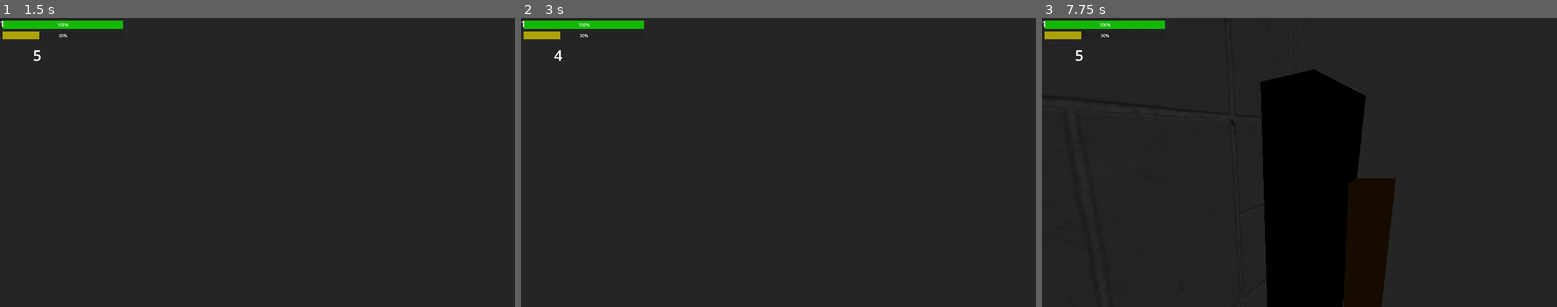
Above: before the commit, frames 1-3 (left to right).
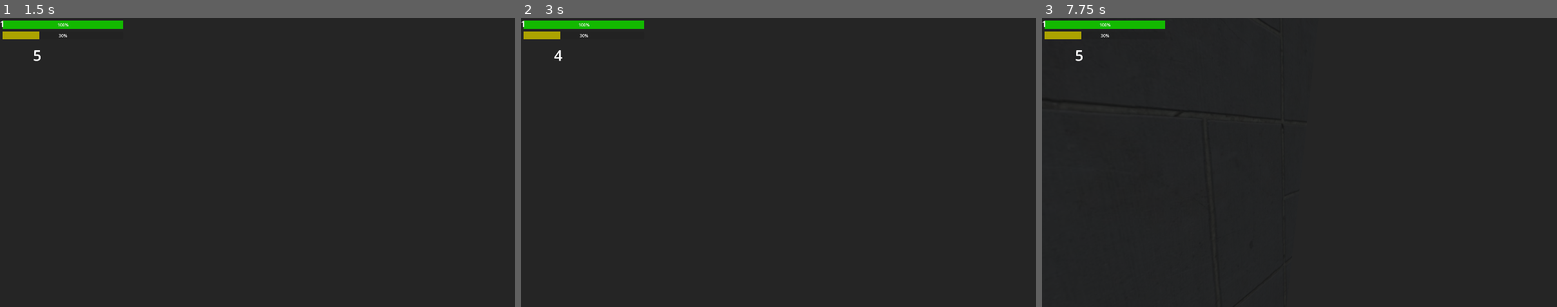
Above: after the commit, the same moments.

Repository: zalt00/SlipFeetpics
Game: Godot game, scene res://scenes/levels/CHARLES.tscn
The game is run twice, just before and just after one commit, with the same random seed, the same clock (stepped at 60 frames per second) and the same inputs. The project has no main scene, so this scene is started directly.
Inputs (mouse positions are in pixels of both pictures, inside the frame that each line leads up to):
- Up to frame 1 (1.5 s): tap Enter (pause) at 0.5 s; move the mouse to (252, 168) at 0.52 s; hold W (avant) from 0.53 s (still down); tap S (arrière) at 0.6 s; tap R (respawn) at 1.25 s; move the mouse to (293, 165) at 1.27 s; tap F (godmod) at 1.35 s
- Up to frame 2 (3 s): tap R (respawn) at 2, 2.75 s; move the mouse to (737, 159) at 2.02 s; hold E (interact) 2.03-2.78 s; move the mouse to (783, 162) at 2.77 s; release W (avant) at 2.78 s; hold Q (gauche) from 2.78 s (still down); click (783, 162) at 2.85 s
- Up to frame 3 (7.75 s): tap R (respawn) at 3.5, 4.25 s; move the mouse to (1278, 156) at 3.52 s; release Q (gauche) at 3.53 s; hold W (avant) 3.53-5.78 s; tap Middle mouse button (tirer_secondaire) at 3.6 s; move the mouse to (1325, 162) at 4.27 s; right-click (1325, 162) at 4.35 s; move the mouse to (1273, 162) at 5.02 s; tap Z at 5.1 s; move the mouse to (1309, 156) at 5.77 s; hold D (droite) 5.78-6.53 s; tap Shift at 5.85 s; move the mouse to (1294, 168) at 6.52 s; hold W (avant) from 6.53 s (still down); tap Alt at 6.6 s; move the mouse to (1335, 165) at 7.27 s; tap P at 7.35 s

Frames 1-2 are identical in both runs. In frame 3, 17% of the frame differs, in the area x 42-69%, y 17-100%.

Commit message:
final_charles_0208

Diff:
--- a/scenes/levels/CHARLES.tscn
+++ b/scenes/levels/CHARLES.tscn
@@ -16,78 +16,64 @@
 material_override = ExtResource("1_takb0")
 use_collision = true
 
-[node name="CSGBox3D" type="CSGBox3D" parent="unbreakable"]
-transform = Transform3D(1, 0, 0, 0, 1, 0, 0, 0, 1, 0.06213, 7.17514, -2.98808)
-size = Vector3(11.9633, 12.8455, 44.7582)
+[node name="contenant" type="CSGBox3D" parent="unbreakable"]
+transform = Transform3D(1, 0, 0, 0, 1, 0, 0, 0, 1, 0.06213, 10.8148, -2.98808)
+size = Vector3(35.0371, 20.1249, 44.7582)
 
-[node name="CSGBox3D9" type="CSGBox3D" parent="unbreakable"]
-transform = Transform3D(1, 0, 0, 0, 1, 0, 0, 0, 1, 0.0824318, 7.07837, 2.18449)
+[node name="premiertrou" type="CSGBox3D" parent="unbreakable"]
+transform = Transform3D(1, 0, 0, 0, 1, 0, 0, 0, 1, 0.0824318, 9.43495, 2.18449)
 operation = 2
-size = Vector3(11.6621, 11.9766, 19.71)
+size = Vector3(21.085, 16.6898, 19.71)
 
-[node name="CSGBox3D11" type="CSGBox3D" parent="unbreakable"]
+[node name="plateformeprincipal" type="CSGBox3D" parent="unbreakable"]
 transform = Transform3D(1, 0, 0, 0, 1, 0, 0, 0, 1, 0.0824318, 1.84909, -2.38258)
 size = Vector3(2.57983, 1.51807, 3.57129)
 
-[node name="CSGBox3D13" type="CSGBox3D" parent="unbreakable"]
-transform = Transform3D(1, 0, 0, 0, 1, 0, 0, 0, 1, 0.0824318, 1.84909, 5.73798)
-size = Vector3(11.717, 1.51807, 12.6686)
+[node name="sol principal" type="CSGBox3D" parent="unbreakable"]
+transform = Transform3D(1, 0, 0, 0, 1, 0, 0, 0, 1, 0.0839577, 1.85483, 5.71459)
+size = Vector3(21.0385, 1.50659, 12.6161)
 
-[node name="CSGBox3D10" type="CSGBox3D" parent="unbreakable"]
+[node name="grandmur2" type="CSGBox3D" parent="unbreakable"]
+transform = Transform3D(-4.37114e-08, 0, 1, 0, 1, 0, -1, 0, -4.37114e-08, 0.0824316, 8.68131, 7.04373)
+size = Vector3(9.87448, 12.1304, 0.001)
+
+[node name="deuxiemetrou" type="CSGBox3D" parent="unbreakable"]
+transform = Transform3D(1, 0, 0, 0, 1, 0, 0, 0, 1, -0.0122644, 4.52232, -13.9331)
+operation = 2
+size = Vector3(7.12012, 7.07422, 5.93324)
+
+[node name="troucouloir" type="CSGBox3D" parent="unbreakable"]
 transform = Transform3D(1, 0, 0, 0, 1, 0, 0, 0, 1, -0.0122644, 5.94663, -10.1128)
 operation = 2
 size = Vector3(3.51367, 2.82959, 4.91779)
 
-[node name="CSGBox3D12" type="CSGBox3D" parent="unbreakable"]
-transform = Transform3D(1, 0, 0, 0, 1, 0, 0, 0, 1, -0.0122644, 4.52232, -13.9331)
+[node name="grandmur" type="CSGBox3D" parent="unbreakable"]
+transform = Transform3D(1, 0, 0, 0, 1, 0, 0, 0, 1, 0.0921974, 8.51468, 2.0917)
+size = Vector3(21.0586, 11.7971, 0.001)
+
+[node name="trougauche" type="CSGBox3D" parent="unbreakable/grandmur"]
+transform = Transform3D(1, 0, 0, 0, 1, 0, 0, 0, 1, 2, -4.662, 0)
 operation = 2
-size = Vector3(7.12012, 7.07422, 5.93324)
+size = Vector3(1.75293, 2.41217, 0.001)
+
+[node name="troudroit" type="CSGBox3D" parent="unbreakable/grandmur"]
+transform = Transform3D(1, 0, 0, 0, 1, 0, 0, 0, 1, -2, -4.662, 0)
+operation = 2
+size = Vector3(1.75293, 2.41217, 0.001)
 
 [node name="breakable" type="CSGCombiner3D" parent="."]
 transform = Transform3D(1, 0, 0, 0, 1, 0, 0, 0, 1, 0, 0, 5.89218)
 use_collision = true
 
+[node name="CSGBox3D" type="CSGBox3D" parent="breakable"]
+transform = Transform3D(1, 0, 0, 0, 1, 0, 0, 0, 1, 0, 14.9424, -3.68372)
+size = Vector3(21.0918, 1, 19.8102)
+
 [node name="player" parent="." node_paths=PackedStringArray("breakable", "unbreakable") instance=ExtResource("2_36ru8")]
-transform = Transform3D(-4.37114e-08, 0, 1, 0, 1, 0, -1, 0, -4.37114e-08, 0.128099, 3.60717, 5.01863)
+transform = Transform3D(1, 0, 0, 0, 1, 0, 0, 0, 1, 0.0654925, 3.60717, -0.0409098)
 breakable = NodePath("../breakable")
 unbreakable = NodePath("../unbreakable")
 jump_speed = [5.0, 5.8, 7.3, 10.0, 15.0]
-
-[node name="SysLightsBas" type="Node3D" parent="."]
-
-[node name="WiredLightsBas" type="Node3D" parent="SysLightsBas"]
-
-[node name="LightCharlesDepart" parent="SysLightsBas/WiredLightsBas" instance=ExtResource("3_6wenu")]
-transform = Transform3D(1, 0, 0, 0, 1, 0, 0, 0, 1, -1.20748, 1.89841, -2.43028)
-
-[node name="LightCharlesDepart2" parent="SysLightsBas/WiredLightsBas" instance=ExtResource("3_6wenu")]
-transform = Transform3D(-1, 0, -8.74228e-08, 0, 1, 0, 8.74228e-08, 0, -1, 1.36761, 1.89841, -2.43028)
-
-[node name="SwitchLightBas" parent="SysLightsBas" node_paths=PackedStringArray("lights") instance=ExtResource("4_bsnqf")]
-transform = Transform3D(-4.37114e-08, 0, 1, 0, 1, 0, -1, 0, -4.37114e-08, -5.71354, 2.15044, -4.54664)
-lights = NodePath("../WiredLightsBas")
-
-[node name="SysLightsDroite" type="Node3D" parent="."]
-
-[node name="WiredLightsDroite" type="Node3D" parent="SysLightsDroite"]
-transform = Transform3D(-4.37114e-08, 0, -1, 0, 1, 0, 1, 0, -4.37114e-08, 5.74028, 12, -2.58004)
-
-[node name="FinalLightDroite" parent="SysLightsDroite/WiredLightsDroite" instance=ExtResource("5_0o6im")]
-
-[node name="SwitchLightDroite" parent="SysLightsDroite" node_paths=PackedStringArray("lights") instance=ExtResource("4_bsnqf")]
-transform = Transform3D(-4.37114e-08, 0, -1, 0, 1, 0, 1, 0, -4.37114e-08, 5.90936, 3.98709, 0.93075)
-lights = NodePath("../WiredLightsDroite")
-
-[node name="SysLightsGauche" type="Node3D" parent="."]
-
-[node name="WiredLightsGauche" type="Node3D" parent="SysLightsGauche"]
-
-[node name="FinalLightGauche" parent="SysLightsGauche/WiredLightsGauche" instance=ExtResource("5_0o6im")]
-transform = Transform3D(-4.37114e-08, 0, 1, 0, 1, 0, -1, 0, -4.37114e-08, -5.55905, 12, -2.58004)
-
-[node name="SwitchLightGauche" parent="." node_paths=PackedStringArray("lights") instance=ExtResource("4_bsnqf")]
-transform = Transform3D(-4.37114e-08, 0, 1, 0, 1, 0, -1, 0, -4.37114e-08, -5.70385, 3.92675, 1.00277)
-lights = NodePath("../SysLightsGauche/WiredLightsGauche")
 
 [node name="AmbiantLigths" type="Node3D" parent="."]
 
@@ -105,3 +91,42 @@
 
 [node name="WorldEnvironment" type="WorldEnvironment" parent="."]
 environment = SubResource("Environment_y2qll")
+
+[node name="SysLights" type="Node3D" parent="."]
+
+[node name="SysLightsBas" type="Node3D" parent="SysLights"]
+
+[node name="WiredLightsBas" type="Node3D" parent="SysLights/SysLightsBas"]
+
+[node name="LightCharlesDepart" parent="SysLights/SysLightsBas/WiredLightsBas" instance=ExtResource("3_6wenu")]
+transform = Transform3D(1, 0, 0, 0, 1, 0, 0, 0, 1, -1.20748, 1.89841, -2.43028)
+
+[node name="LightCharlesDepart2" parent="SysLights/SysLightsBas/WiredLightsBas" instance=ExtResource("3_6wenu")]
+transform = Transform3D(-1, 0, -8.74228e-08, 0, 1, 0, 8.74228e-08, 0, -1, 1.36761, 1.89841, -2.43028)
+
+[node name="SwitchLightBas" parent="SysLights/SysLightsBas" node_paths=PackedStringArray("lights") instance=ExtResource("4_bsnqf")]
+transform = Transform3D(-1, 0, -8.74228e-08, 0, 1, 0, 8.74228e-08, 0, -1, 0.120569, 2.05972, -4.20911)
+lights = NodePath("../WiredLightsBas")
+
+[node name="SysLightsDroite" type="Node3D" parent="SysLights"]
+
+[node name="WiredLightsDroite" type="Node3D" parent="SysLights/SysLightsDroite"]
+transform = Transform3D(-4.37114e-08, 0, -1, 0, 1, 0, 1, 0, -4.37114e-08, 5.74028, 12, -2.58004)
+
+[node name="FinalLightDroite" parent="SysLights/SysLightsDroite/WiredLightsDroite" instance=ExtResource("5_0o6im")]
+transform = Transform3D(1, 0, 0, 0, 1, 0, 0, 0, 1, 0, 5.38879, 0)
+
+[node name="SwitchLightDroite" parent="SysLights/SysLightsDroite" node_paths=PackedStringArray("lights") instance=ExtResource("4_bsnqf")]
+transform = Transform3D(-4.37114e-08, 0, -1, 0, 1, 0, 1, 0, -4.37114e-08, 10.6448, 3.98709, 3.15301)
+lights = NodePath("../WiredLightsDroite")
+
+[node name="SysLightsGauche" type="Node3D" parent="SysLights"]
+
+[node name="WiredLightsGauche" type="Node3D" parent="SysLights/SysLightsGauche"]
+
+[node name="FinalLightGauche" parent="SysLights/SysLightsGauche/WiredLightsGauche" instance=ExtResource("5_0o6im")]
+transform = Transform3D(-4.37114e-08, 0, 1, 0, 1, 0, -1, 0, -4.37114e-08, -5.55905, 17.3888, -2.58004)
+
+[node name="SwitchLightGauche" parent="SysLights/SysLightsGauche" node_paths=PackedStringArray("lights") instance=ExtResource("4_bsnqf")]
+transform = Transform3D(-4.37114e-08, 0, 1, 0, 1, 0, -1, 0, -4.37114e-08, -10.4286, 3.92675, 3.2446)
+lights = NodePath("../WiredLightsGauche")
--- a/scenes/lights_charles/final_light_charles.tscn
+++ b/scenes/lights_charles/final_light_charles.tscn
@@ -17,7 +17,9 @@
 [node name="spot" type="Node3D" parent="."]
 
 [node name="SpotLight3D2" type="SpotLight3D" parent="spot"]
-transform = Transform3D(1, 0, 0, 0, -0.5, 0.866025, 0, -0.866025, -0.5, 3.8147e-06, -0.937274, 0.420974)
+transform = Transform3D(1, 0, 0, 0, -0.422618, 0.906308, 0, -0.906308, -0.422618, 3.8147e-06, -0.937274, 0.420974)
+light_energy = 2.0
+shadow_enabled = true
 spot_range = 20.0
 spot_attenuation = 0.176777
 spot_angle = 10.0
